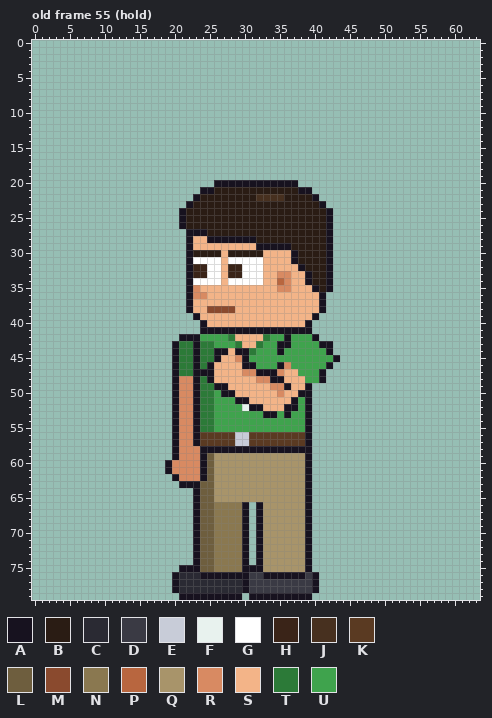
Pixel-art file, stored at sprites/expo/expo_vendg_left_anim.aseprite. That is the earlier state.
64x80 pixels, 123 frames. Colours within 5 levels of each other are drawn and written as one. Shown: old frame 55 (hold). The commit also changed other frames, which this record leaves out.
Visible layers, top first: "Arm Top", "Hair", "Face", "Watch", "Near Arm", "Collar", "Belt", "Shirt", "Body", "Back Arm", "Pants", "Shoes".
Palette (. is transparent): A #17121f  B #2a1c14  C #2a2a33  D #3a3a44  E #c8ccd8  F #e8f2ee  G #ffffff  H #3a2418  J #47301f  K #5a3a22  L #6e5e3e  M #8a4a2e  N #8a7850  P #b8663f  Q #a8946a  R #d88a62  S #f3b488  T #2c7a38  U #3fa34d
Pixels before, old frame 55 (hold) (only the part around the change), first column x 2:
13 ..........................................................
14 ..........................................................
15 ..........................................................
16 ..........................................................
17 ..........................................................
18 ..........................................................
19 ..........................................................
20 ........................AAAAAAAAAAAA......................
21 ......................AABBBBBBBBBBBBAA....................
22 .....................ABBBBBBBBJJJJBBBBA...................
23 ....................ABBBBBBBBBBBBBBBBBBA..................
24 ...................ABBBBBBBBBBBBBBBBBBBBA.................
25 ...................ABBBBBBBBBBBBBBBBBBBBA.................
26 ...................ABBBBBBBBBBBBBBBBBBBBA.................
27 ....................AAABBBBBBBBBBBBBBBBBA.................
28 ....................ASSAAAAAAABBBBBBBBBBA.................
29 ....................ASSSSSSSSSAAAAABBBBBA.................
30 ....................ABBBBSBBBBBSSSSABBBBA.................
31 ....................AGGGGSGGGGGSSSSABBBBA.................
32 ....................AHHGGSHHGGGSSSSSABBBA.................
33 ....................AHHGGSHHGGGSSRRSSABBA.................
34 ....................AGGGGSGGGGGSSPRSSABBA.................
35 ....................ARSSSSSSSSSSSRRSSSABA.................
36 ....................ARRSSSSSSSSSSSSSSSSA..................
37 ....................ASSSSSSSSSSSSSSSSSSA..................
38 ....................ASSMMMMSSSSSSSSSSSSA..................
39 .....................ASSSSSSSSSSSSSSSSA...................
40 ......................ASSSSSSSSSSSSSSA....................
41 ......................AAAAAAAAAAAAAAAA....................
42 ...................AAAUUUUTSSSSTUUAUUUA...................
43 ..................ATTATTUUUTSSTUUAAUUUUAA.................
44 ..................ATTATTAASAATUUUAUUUUUUA.................
45 ..................ATTATTASSRAUUUUUUUUUUUUA................
46 ..................ATTATASSSSAAUUUARUUUUUA.................
47 ..................ATTAAASSSSRRAAARSSUUUA..................
48 ..................ARRATASSSSSSRRAASSSUUA..................
49 ..................ARRATTAASSSSSSRRASSA....................
50 ..................ARRATTUAASSSSSSRSSAA....................
51 ..................ARRATTUUUAASSSSSSAUA....................
52 ..................ARRATTUUUUFAASSSAAUA....................
53 ..................ARRATTUUUUUUUAAUAUUA....................
54 ..................ARRATTUUUUUUUUUUUUUA....................
55 ..................ARRATTUUUUUUUUUUUUUA....................
56 ..................ARRAKKKKKEEKKKKKKKKA....................
57 ..................ARRAKKKKKEEKKKKKKKKA....................
58 ..................ARRRAAAAAAAAAAAAAAAA....................
59 ..................ARRRALQQQQQQQQQQQQQA....................
60 .................ARRRRALQQQQQQQQQQQQQA....................
61 .................ARRRRALQQQQQQQQQQQQQA....................
62 ..................ARRRALQQQQQQQQQQQQQA....................
63 ...................AAALLQQQQQQQQQQQQQA....................
64 .....................ALLQQQQQQQQQQQQQA....................
65 .....................ALLQQQQQQQQQQQQQA....................
66 .....................ALLNNNNA.AQQQQQQA....................
67 .....................ALLNNNNA.AQQQQQQA....................
68 .....................ALLNNNNA.AQQQQQQA....................
69 .....................ALLNNNNA.AQQQQQQA....................
70 .....................ALLNNNNA.AQQQQQQA....................
71 .....................ALLNNNNA.AQQQQQQA....................
72 .....................ALLNNNNA.AQQQQQQA....................
73 .....................ALLNNNNA.AQQQQQQA....................
74 .....................ALLNNNNA.AQQQQQQA....................
75 ...................AAALLNNNNAAAQQQQQQA....................
After:
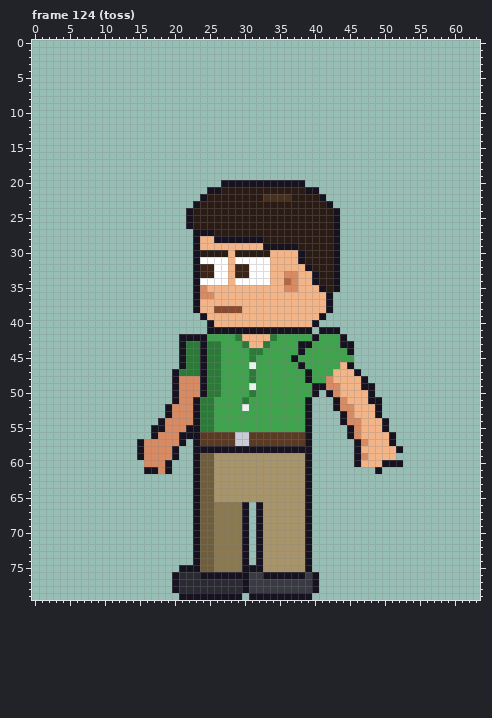
A new or re-ordered frame is compared with the old frame closest to it.
The exact change:
frames 123 -> 129
Changed rows in their new state; - is an unchanged pixel.
Frame 124 (toss) is new; against old frame 55 (hold):
first column x 15:
20 -----------.-----------A--------------
21 ---------.-A-----------B-A------------
22 --------.A-------B---J---BA-----------
23 -------.A-----------------BA----------
24 ------.A-------------------BA---------
25 ------.A-------------------BA---------
26 ------.A-------------------BA---------
27 -------.--A----------------BA---------
28 -------.A-S------A---------BA---------
29 -------.A--------S----A----BA---------
30 -------.A---BS----B---SA---BA---------
31 -------.A---GS----G---SA---BA---------
32 -------.A-H-GS-H--G----SA--BA---------
33 -------.A-H-GS-H--G-S-R-SA-BA---------
34 -------.A---GS----G-SPR-SA-BA---------
35 -------.AR----------S-R--SABA---------
36 -------.A-R---------------SA----------
37 -------.A-----------------SA----------
38 -------.A-S---M-----------SA----------
39 --------.A---------------SA-----------
40 ---------.A-------------SA------------
41 ---------.----------------AAA---------
42 ---------A---UT---ST-U----UUUA--------
43 -----.A-TA-T--UT-ST-UU-AA-UUUAA-------
44 -----.A-TA-TUUUU-T--U--A---UUUA-------
45 -----.A-TA-TUUUUT-----A-----UUU-------
46 -----.A-TATTUUUUF---UU-A---UUSA-------
47 --------T-TTUUUUTUUUUUU-A-UUSSSA------
48 --------RATTUUUUTUUUUUUUA-URSSSSA-----
49 --------RA-TUUUUFUUUUUUUUAARRSSSAA----
50 --------RA-TUUUUTUUUUUUUUA-ARSSSSA----
51 --------------UTUUUUUUU-----ARSSSAA---
52 ----AR----------UUUUUUU-----ARRSSSA---
53 ----AR------------UU-U-------ARSSSA---
54 ---ARR-----------------------ARRSSSA--
55 --AARR-A----------------------ARSSSA--
56 --ARRRAA----------------------ARSSSSA-
57 ARRRRRA.-----------------------ARSSSA-
58 ARRRR-..A----------------------ASSSSSA
59 ARRRR-..AL---------------------ARSSSS-
60 -RRR-...AL---------------------ASSSAAA
61 -AAR-...AL------------------------A---
62 -----...AL----------------------------
63 ------..------------------------------
Pixel boxes of the changes (left, top, right, bottom) in both pictures:
changed: (137, 180, 403, 488)
